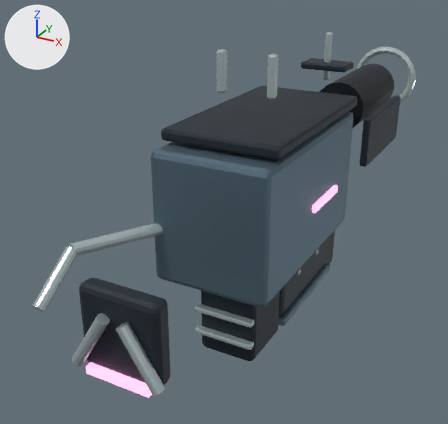
An edit to the glTF model godot/first_person/art/weapon-9.glb, drawn before and after from the same camera.
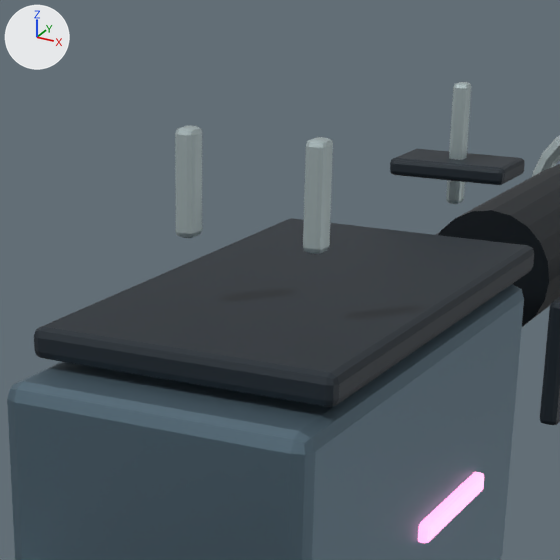
Each version is shown whole from a camera (50 mm lens) standing at (0.387, -0.704, 0.357) and looking at (-0.113, 0.205, -0.098), then close up on the part from 33% to 82% of the width and 0% to 52% of the height. The lights are fixed; the arrows at upper left show +X, +Y and +Z. The last two pictures show the newer version. Where no turn or scale is listed for an object, it has been applied to the vertices. Vertices at exactly the same position are counted once.

The scene before the commit, as lines of its bpy script (objects in view):
```python
me_cube_457 = bpy.data.meshes.new('Cube.457')
me_cube_457.from_pydata(...)  # 56 vertices, 108 faces; spans x -0.09..0.09, y -0.17..0.17, z -0.1..0.1
me_cube_457.materials.append(mat_light)  # blue #617886
me_cube_458 = bpy.data.meshes.new('Cube.458')
me_cube_458.from_pydata(...)  # 280 vertices, 540 faces; spans x -0.09..0.09, y -0.389..0.49, z -0.22..0.043
me_cube_458.materials.append(mat_dark)  # dark blue #202b34
me_cylinder_116 = bpy.data.meshes.new('Cylinder.116')
me_cylinder_116.from_pydata(...)  # a 20-sided cylinder along y spanning x -0.05..0.05, y -0.115..0.115, z -0.05..0.05
me_cylinder_116.materials.append(mat_cavity)  # black #09151d
me_torus_070 = bpy.data.meshes.new('Torus.070')
me_torus_070.from_pydata(...)  # 648 vertices, 1252 faces; spans x -0.149..0.073, y -1.072..0.009, z -0.234..0.167
me_torus_070.materials.append(mat_trim)  # light grey #c5d6d8
ob_barrel_assembly_cavity = bpy.data.objects.new('barrel-assembly-cavity', me_cylinder_116)
ob_barrel_assembly_cavity.location = (0.0, 0.59, 0.05)
ob_body_dark = bpy.data.objects.new('body-dark', me_cube_458)
ob_body_dark.location = (0.0, 0.14, 0.11)
ob_body_light = bpy.data.objects.new('body-light', me_cube_457)
ob_body_light.location = (0.0, 0.12, -0.004)
ob_body_trim = bpy.data.objects.new('body-trim', me_torus_070)
ob_body_trim.location = (0.0, 0.809, 0.05)
# also in view: 'body-glow' at (0.026, -0.024, -0.061)
```
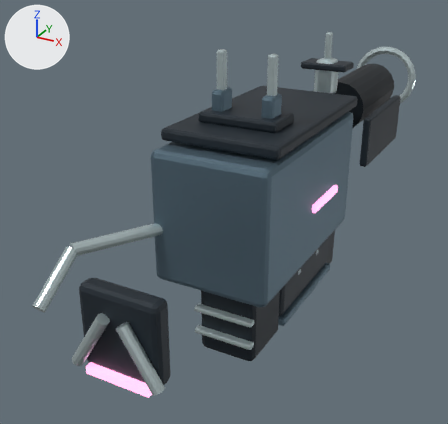
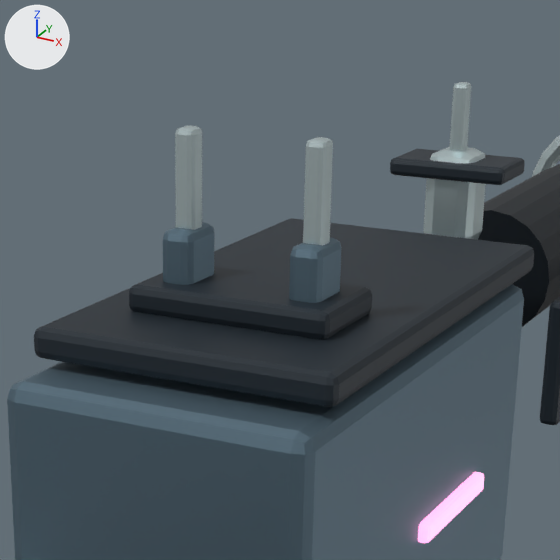
Pixel boxes (x1, y1, x2, y2) of what changed, in the close-ups (560 x 560 px):
'body-light', reshaped
    before: (7, 284, 524, 560)
    after: (7, 222, 524, 560)
'body-trim', reshaped
    before: (175, 82, 560, 254)
    after: (175, 82, 560, 245)
part 1 of me_cube_458, added
    after: (129, 267, 372, 340)
part 2 of me_cube_457, added (blue)
    after: (163, 222, 214, 285)
part 3 of me_cube_457, added (blue)
    after: (289, 238, 341, 303)
part 4 of me_torus_070, added
    after: (424, 147, 486, 240)

Patch to the scene script:
```diff
--- a/godot/first_person/art/weapon-9.glb.py
+++ b/godot/first_person/art/weapon-9.glb.py
@@ me_cube_458 @@
 # used by ob_body_dark; location = (0.0, 0.14, 0.11)
-me_cube_458.from_pydata(...)  # 280 vertices, 540 faces; spans x -0.09..0.09, y -0.389..0.49, z -0.22..0.043
+me_cube_458.from_pydata(...)  # 336 vertices, 648 faces; spans x -0.09..0.09, y -0.389..0.49, z -0.22..0.043
+# me_cube_458 part 1: the loose piece of 56 vertices spanning x -0.043..0.043, y 0.225..0.275, z 0.031..0.043 is copied, and the copy is scaled about its middle by (1.44, 1.3, 1.33), then moved by (0.0, -0.325, -0.021); it spans x -0.061..0.061, y -0.108..-0.043, z 0.008..0.024
 me_cube_458.materials.append(mat_dark)
@@ me_cube_457 @@
 # used by ob_body_light; location = (0.0, 0.12, -0.004)
-me_cube_457.from_pydata(...)  # 56 vertices, 108 faces; spans x -0.09..0.09, y -0.17..0.17, z -0.1..0.1
+me_cube_457.from_pydata(...)  # 168 vertices, 324 faces; spans x -0.09..0.09, y -0.17..0.17, z -0.1..0.167
+# me_cube_457 part 2: a new loose piece of 56 vertices spanning x -0.049..-0.03, y -0.072..-0.038, z 0.117..0.167, in mat_light (blue #617886)
+# me_cube_457 part 3: a new loose piece of 56 vertices spanning x 0.03..0.049, y -0.072..-0.038, z 0.117..0.167, in mat_light (blue #617886)
 me_cube_457.materials.append(mat_light)
@@ me_torus_070 @@
 # used by ob_body_trim; location = (0.0, 0.809, 0.05)
-me_torus_070.from_pydata(...)  # 648 vertices, 1252 faces; spans x -0.149..0.073, y -1.072..0.009, z -0.234..0.167
+me_torus_070.from_pydata(...)  # 704 vertices, 1360 faces; spans x -0.149..0.073, y -1.072..0.009, z -0.234..0.167
+# me_torus_070 part 4: a new loose piece of 56 vertices spanning x -0.019..0.019, y -0.44..-0.399, z 0.041..0.109, in mat_trim (light grey #c5d6d8)
 me_torus_070.materials.append(mat_trim)
```
